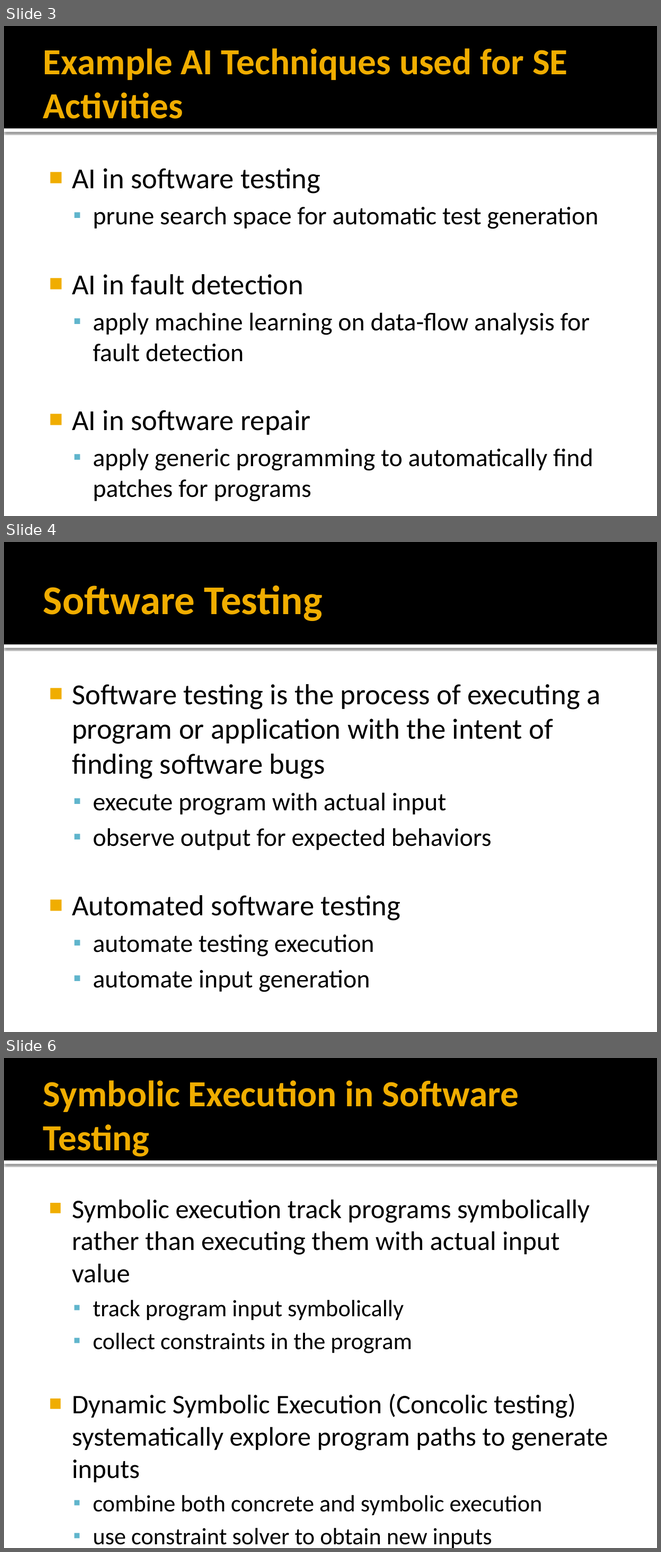
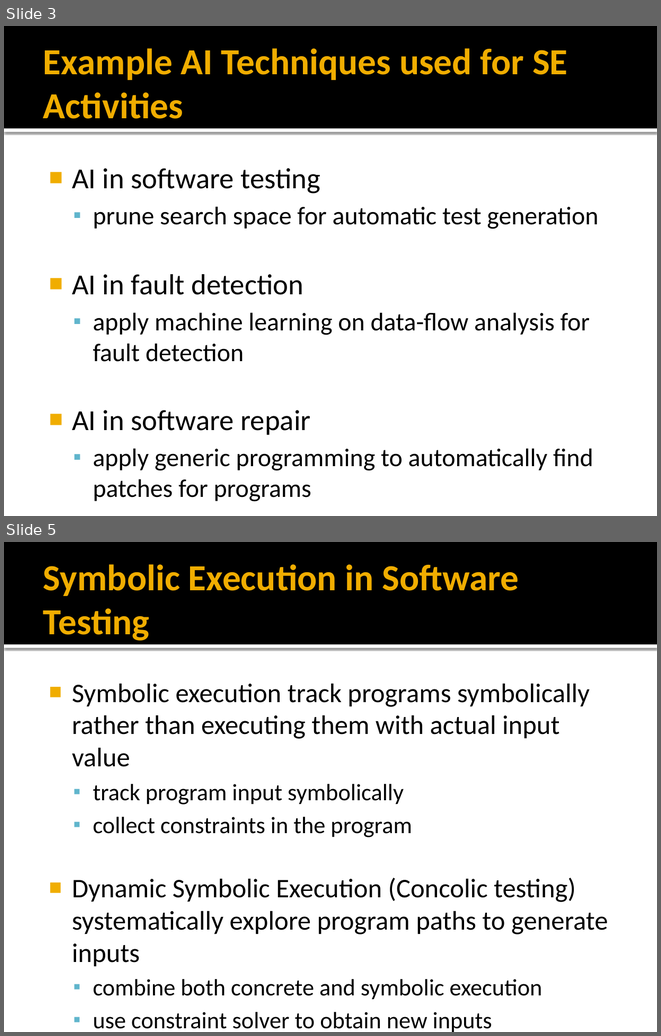
Before and after one commit to mentaman/cspat, a slide deck: Course/720 Artificial Intelligence II/report/720.pptx. Shown one above the other, each under a label of ours: slides 3, 4 and 6 before the commit, slides 3 and 5 after it; the slides between them are not shown. The pictures are 661x1552 and 661x1036 pixels, drawn with LibreOffice and Linux fonts; fonts in the diff are those of the drawing. Boxes give left, top, right and bottom in pixels: in the first picture for what was removed or moved away, otherwise in the second. Text is boxed around its words. In the diff, an @@ line names an element or a change of style, - is before the commit and + after.

```diff
--- a/Course/720 Artificial Intelligence II/report/720.pptx
+++ b/Course/720 Artificial Intelligence II/report/720.pptx
@@ slide 4 removed at (4,542,657,1032), background #FFFFFF; not listed: 2 template elements that a slide beside it also shows @@
@@ title removed at (43,585,323,621) @@
-Software Testing
@@ text removed at (72,684,600,992) @@
-■ Software testing is the process of executing a program or application with the intent of finding software bugs
-  ▪ execute program with actual input
-  ▪ observe output for expected behaviors
-■ Automated software testing
-  ▪ automate testing execution
-  ▪ automate input generation
@@ what was slide 6 is now slide 5 @@
```
Also in this commit, not shown: 2 slides changed, 1 slide added.
